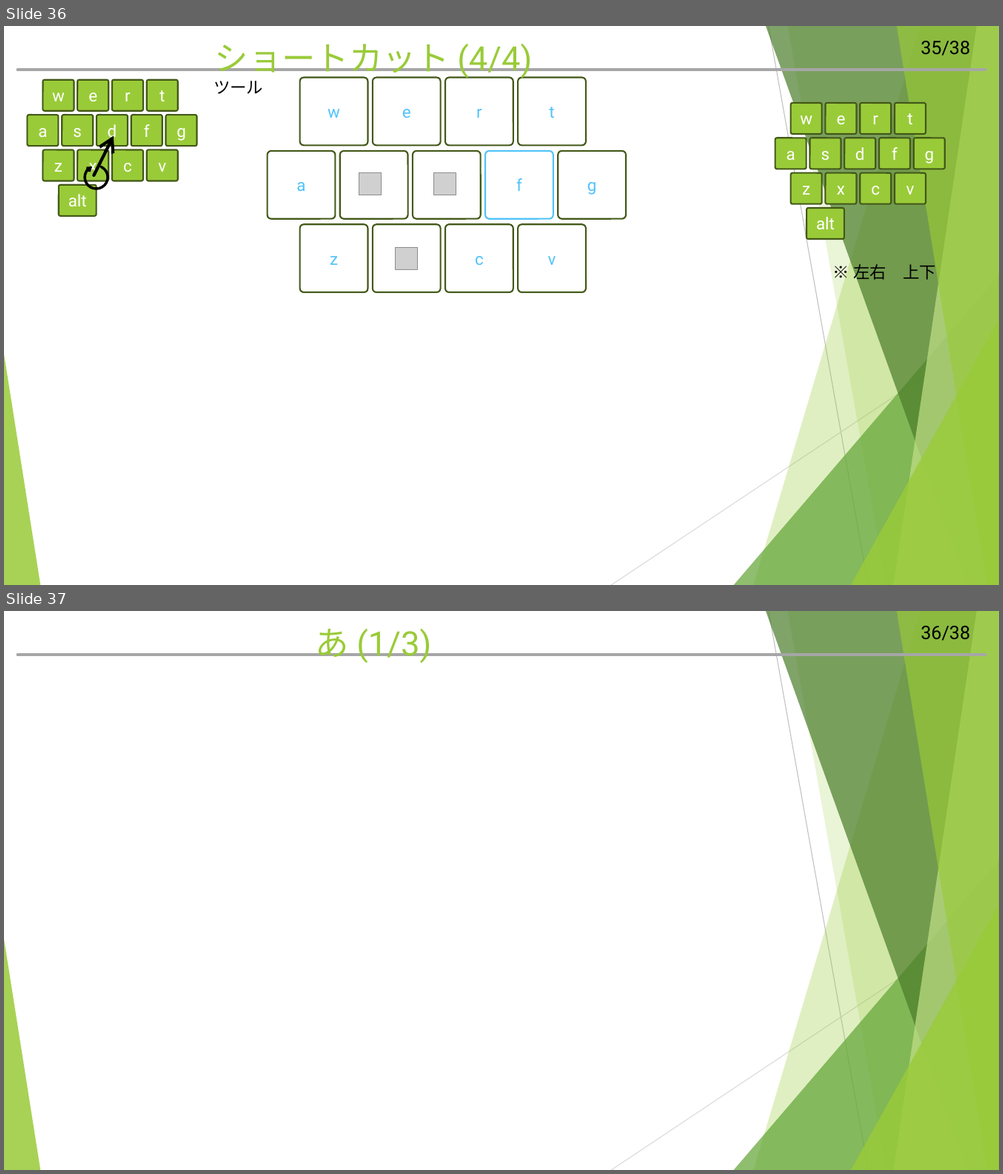
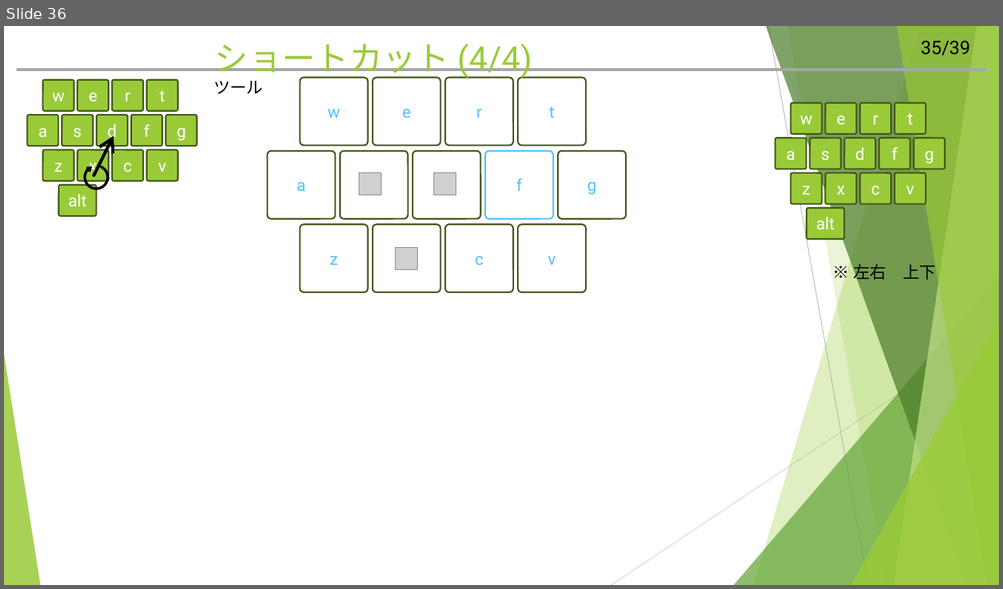
Before and after one commit to hitsuji-ga-u/pawapo, a slide deck: slide/customUI_debug.pptm. Shown one above the other, each under a label of ours: slides 36 and 37 before the commit, slide 36 after it. The pictures are 1003x1174 and 1003x589 pixels, drawn with LibreOffice and Linux fonts; fonts in the diff are those of the drawing; grey boxes stand for pictures. Boxes give left, top, right and bottom in pixels: in the first picture for what was removed or moved away, otherwise in the second. Text is boxed around its words. In the diff, an @@ line names an element or a change of style, - is before the commit and + after.

```diff
--- a/slide/customUI_debug.pptm
+++ b/slide/customUI_debug.pptm
@@ slide 37 removed at bbox=[4, 611, 999, 1170], background #FFFFFF; not listed: 12 template elements that a slide beside it also shows @@
@@ title removed at bbox=[316, 629, 431, 663] @@
-あ (1/3)
@@ page number at bbox=[920, 41, 970, 56]: text changed @@
-35/38
+35/39
```
Also in this commit, not shown: 1 slide changed, 4 slides added, 2 other slides removed, 3 other files.
